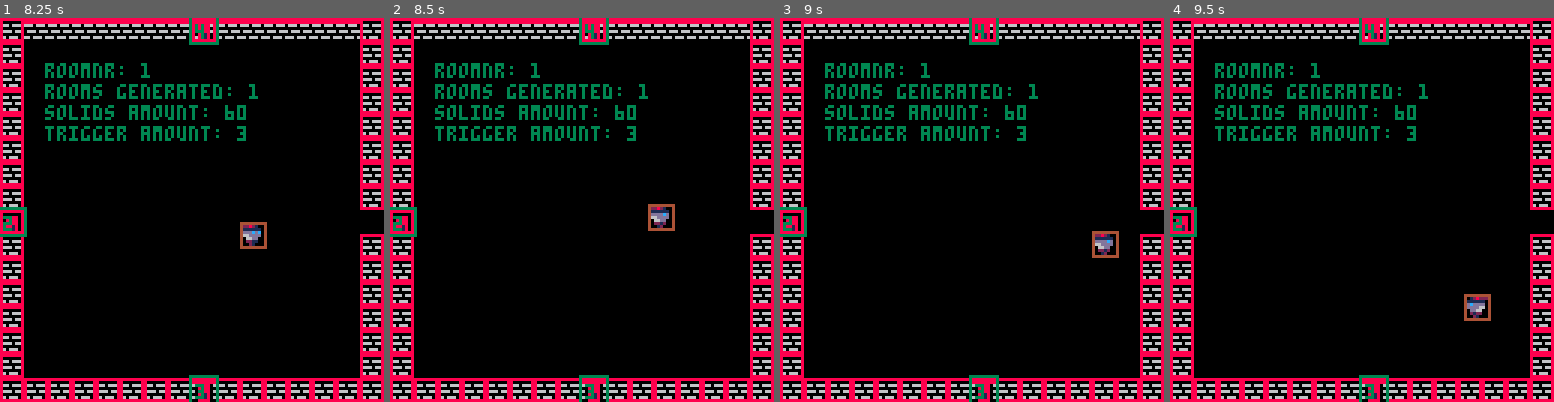
Above: before the commit, frames 1-4 (left to right).
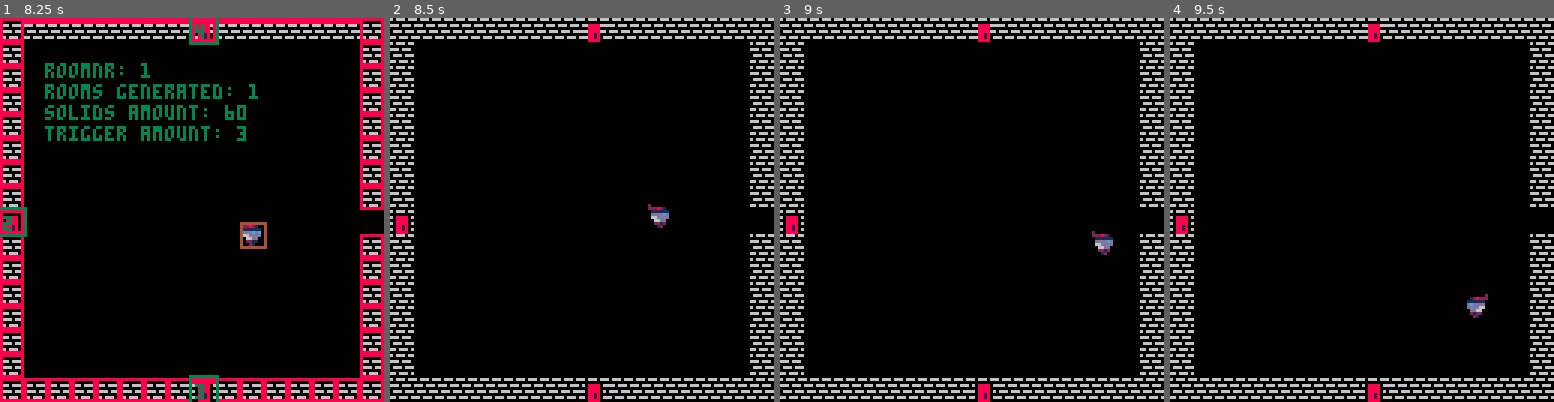
Above: after the commit, the same moments.

Repository: bttrs/toyboxjam2019
Game: PICO-8 cartridge game.p8
Same seed, same stepped clock (60 frames per second), same inputs: the game is played once before the commit and once after it.
Inputs:
- Up to frame 1 (8.25 s): tap O (Z key) at 0.33, 0.7, 1.43, 2.22, 3.1, 3.98, 4.87, 5.75, 6.63, 7.52 s; tap X (X key) at 1.07, 2.07, 2.4, 2.73, 3.07, 3.4, 3.73, 4.07, 4.4, 4.73, 5.07, 5.4, 5.73, 6.07, 6.4, 6.73, 7.07, 7.4, 7.73, 8.07 s; hold Left 1.97-2.37 s; hold Down 2.42-2.82 s; hold Right 2.87-3.53 s; hold Up 3.58-4.08 s; hold Right 4.13-4.53 s; hold Down 4.58-5.08 s; hold Left 5.13-5.8 s; hold Up 5.85-6.18 s; hold Left 6.23-6.63 s; hold Down 6.68-7.08 s; hold Right 7.13-7.8 s; hold Up from 7.85 s (still down)
- Up to frame 2 (8.5 s): release Up at 8.35 s; tap X (X key) at 8.4 s; tap O (Z key) at 8.4 s; hold Right from 8.4 s (still down)
- Up to frame 3 (9 s): tap X (X key) at 8.73 s; release Right at 8.8 s; hold Down from 8.85 s (still down)
- Up to frame 4 (9.5 s): tap X (X key) at 9.07, 9.4 s; tap O (Z key) at 9.28 s; release Down at 9.35 s; hold Left from 9.4 s (still down)

Frame 1 is identical in both runs. In frame 2, 13% of the frame differs, in the area x 0-100%, y 0-100%; in frame 3, 13%; in frame 4, 13%.

Commit message:
toggles debug on btnp 4 + 5

Diff:
--- a/game.p8
+++ b/game.p8
@@ -78,6 +78,20 @@
 function game_manager.update()
 	utils.update()
 	char.update()
+
+	-- for debug
+	debug_btnp()
+end
+
+function debug_btnp()
+	if btnp(5) and btnp(4) then
+		if debug then
+			debug = false
+		else
+			debug = true
+		end
+		printh(debug)
+	end
 end
 
 function game_manager.draw()
